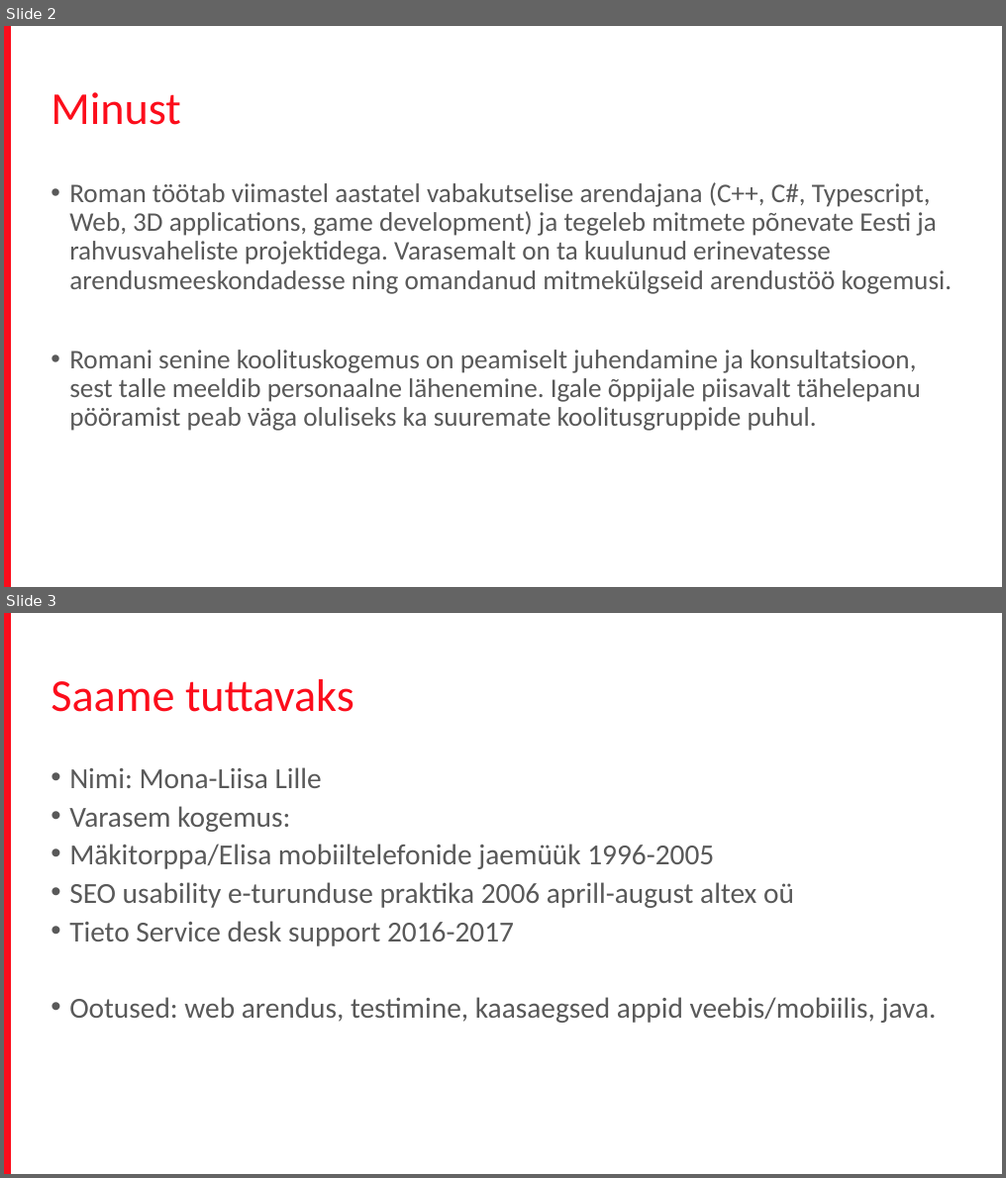
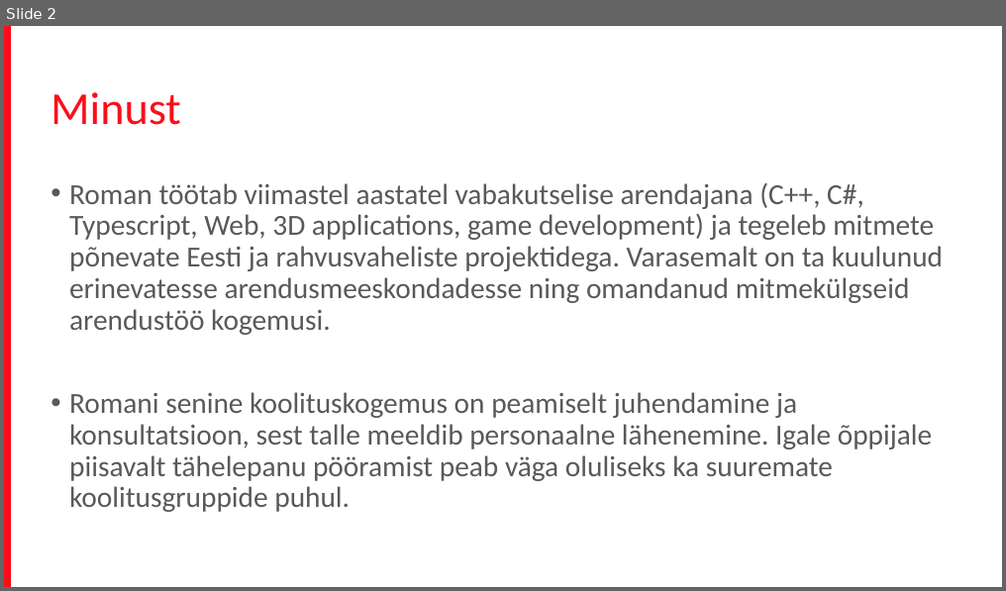
Before and after one commit to terjevolke/FrontEnd201704, a slide deck: Front_end_koolitus.pptx. Shown one above the other, each under a label of ours: slides 2 and 3 before the commit, slide 2 after it. The pictures are 1006x1178 and 1006x591 pixels, drawn with LibreOffice and Linux fonts; fonts in the diff are those of the drawing; background and template pictures are left out. Boxes give left, top, right and bottom in pixels: in the first picture for what was removed or moved away, otherwise in the second. Text is boxed around its words. In the diff, an @@ line names an element or a change of style, - is before the commit and + after.

```diff
--- a/Front_end_koolitus.pptx
+++ b/Front_end_koolitus.pptx
@@ slide 3 removed at (4, 613, 1002, 1174), background #FFFFFF; not listed: 1 template element that a slide beside it also shows @@
@@ title removed at (51, 679, 354, 712) @@
-Saame tuttavaks
@@ text removed at (69, 767, 937, 1023) @@
-• Nimi: Mona-Liisa Lille
-• Varasem kogemus:
-• Mäkitorppa/Elisa mobiiltelefonide jaemüük 1996-2005
-• SEO usability e-turunduse praktika 2006 aprill-august altex oü
-• Tieto Service desk support 2016-2017
-• Ootused: web arendus, testimine, kaasaegsed appid veebis/mobiilis, java.
@@ slide 2 changed as well @@
@@ text "Roman töötab viimastel aastatel vabakutselise ..." at (69, 182, 943, 512): size 25.9 to 28 pt @@
```
Also in this commit, not shown: 9 other slides changed.
